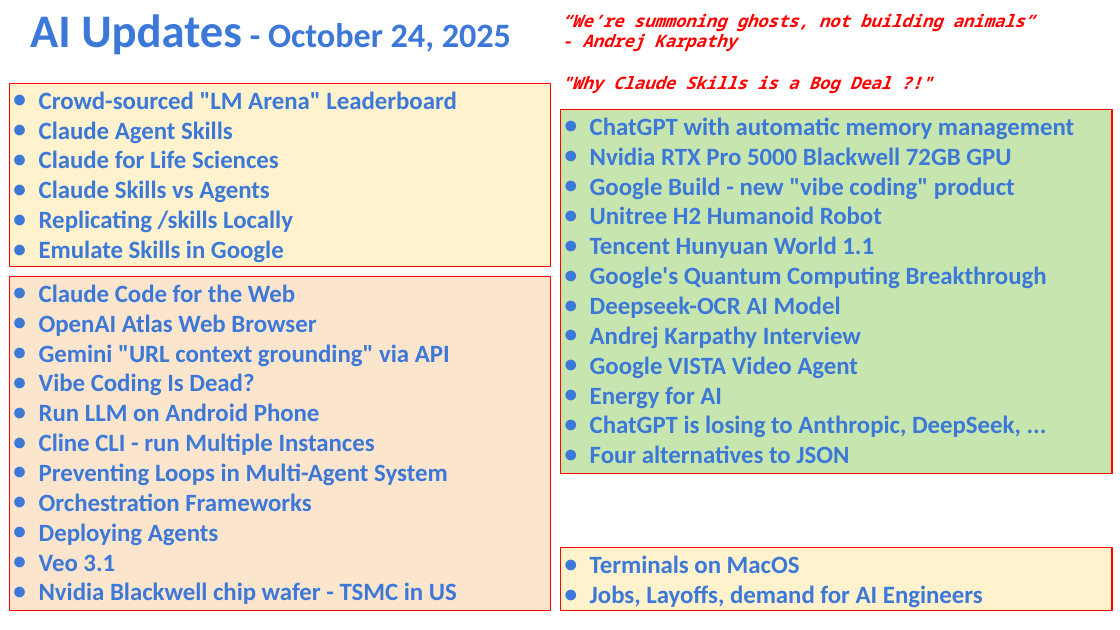
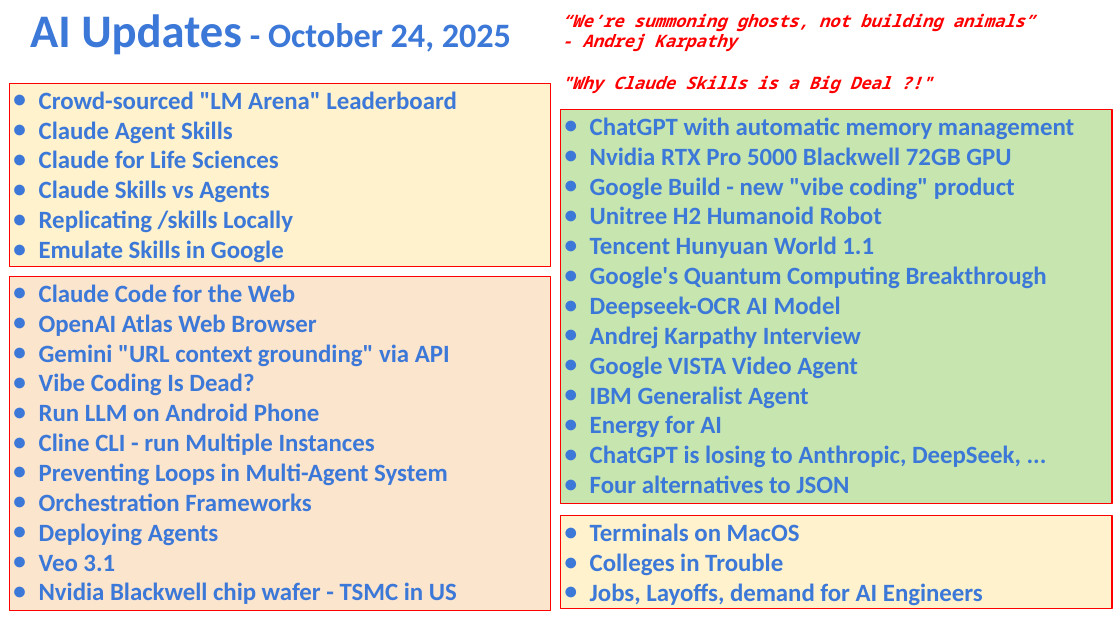
Before and after one commit to lselector/seminar, a slide deck: slide 1 of 2025/2025-10-24-AI-Updates.pptx. Drawn at 1120x630 pixels with LibreOffice and Linux fonts; fonts in the diff are those of the drawing. Boxes give left, top, right and bottom in pixels: in the first picture for what was removed or moved away, otherwise in the second. Text is boxed around its words. In the diff, an @@ line names an element or a change of style, - is before the commit and + after.

```diff
--- a/2025/2025-10-24-AI-Updates.pptx
+++ b/2025/2025-10-24-AI-Updates.pptx
@@ text at bbox=[562, 75, 891, 94]: text changed @@
-"Why Claude Skills is a Bog Deal ?!"
+"Why Claude Skills is a Big Deal ?!"
@@ rectangle "ChatGPT with automatic memory management": place and size @@
-rectangle "ChatGPT with automatic memory management" at bbox=[561, 110, 1112, 474]
+rectangle "ChatGPT with automatic memory management" at bbox=[561, 110, 1112, 504]
@@ text in rectangle at bbox=[590, 386, 809, 408]: paragraph added @@
+● IBM Generalist Agent
@@ rectangle "Terminals on MacOS": place and size @@
-rectangle "Terminals on MacOS" at bbox=[561, 548, 1112, 610]
+rectangle "Terminals on MacOS" at bbox=[561, 515, 1112, 608]
@@ text in rectangle at bbox=[590, 553, 783, 575]: paragraph added @@
+● Colleges in Trouble
```
Also in this commit, not shown: 3 other slides changed, 3 slides added.
